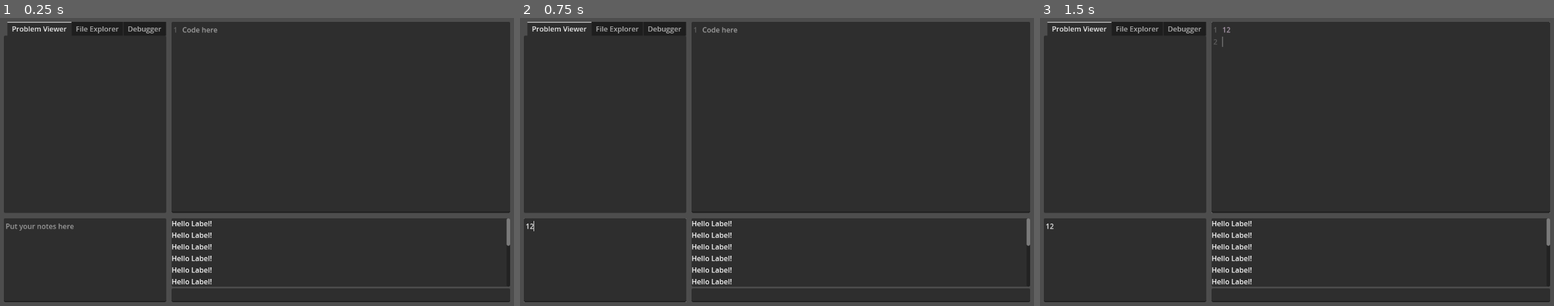
Above: before the commit, frames 1-3 (left to right).
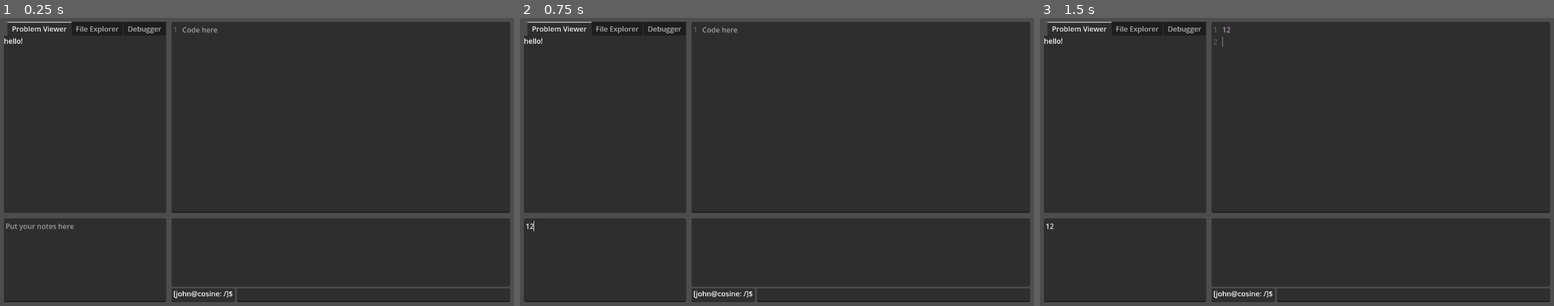
Above: after the commit, the same moments.

Repository: 46768/nsc2025
Game: Godot game, scene res://main.tscn
Same seed, same stepped clock (60 frames per second), same inputs: the game is played once before the commit and once after it.
Inputs (mouse positions are in pixels of both pictures, inside the frame that each line leads up to):
- Up to frame 1 (0.25 s): no input
- Up to frame 2 (0.75 s): click (607, 259) at 0.52 s; type "12" at 0.6 s
- Up to frame 3 (1.5 s): click (1379, 115) at 0.75 s; type "12" at 0.83 s; tap Enter at 1.25 s

The runs differ from the first frame. In frame 1, 0.8% of the frame differs, in the area x 0-100%, y 6-99%; in frame 2, 0.8%; in frame 3, 0.8%.

Commit message:
feat(ide): added basic console commands (cd, echo, mkdir, ls)

Diff:
--- a/scenes/IDE.tscn
+++ b/scenes/IDE.tscn
@@ -1,7 +1,8 @@
-[gd_scene load_steps=4 format=3 uid="uid://c44n34k18cx8m"]
+[gd_scene load_steps=5 format=3 uid="uid://c44n34k18cx8m"]
 
 [ext_resource type="Script" path="res://scripts/IDE/ide.gd" id="1_msfw7"]
 [ext_resource type="Script" path="res://scripts/IDE/editor.gd" id="2_kuje3"]
+[ext_resource type="Script" path="res://scripts/IDE/console.gd" id="4_16dsd"]
 [ext_resource type="Script" path="res://scripts/IDE/file-explorer.gd" id="6_5fjmn"]
 
 [node name="Ide" type="Control"]
@@ -54,6 +55,7 @@
 size_flags_horizontal = 3
 size_flags_vertical = 3
 bbcode_enabled = true
+text = "hello!"
 
 [node name="File Explorer" type="BoxContainer" parent="Margin/VerticalSplit/SidebarSplit/Sidebar"]
 visible = false
@@ -64,6 +66,7 @@
 [node name="FileTree" type="Tree" parent="Margin/VerticalSplit/SidebarSplit/Sidebar/File Explorer"]
 layout_mode = 2
 size_flags_horizontal = 3
+columns = 2
 
 [node name="Debugger" type="BoxContainer" parent="Margin/VerticalSplit/SidebarSplit/Sidebar"]
 visible = false
@@ -98,38 +101,40 @@
 layout_mode = 2
 size_flags_horizontal = 3
 size_flags_vertical = 3
+script = ExtResource("4_16dsd")
 
 [node name="ConsoleOutput" type="PanelContainer" parent="Margin/VerticalSplit/EditorSplit/Console"]
 layout_mode = 2
 size_flags_vertical = 3
 
-[node name="ConsoleOutputScroll" type="ScrollContainer" parent="Margin/VerticalSplit/EditorSplit/Console/ConsoleOutput"]
+[node name="ConsoleOutputText" type="RichTextLabel" parent="Margin/VerticalSplit/EditorSplit/Console/ConsoleOutput"]
+custom_minimum_size = Vector2(72, 96)
 layout_mode = 2
+size_flags_horizontal = 3
 size_flags_vertical = 3
-follow_focus = true
+focus_mode = 2
+bbcode_enabled = true
+scroll_following = true
+autowrap_mode = 2
+threaded = true
+selection_enabled = true
 
-[node name="ConsoleOutputText" type="Label" parent="Margin/VerticalSplit/EditorSplit/Console/ConsoleOutput/ConsoleOutputScroll"]
+[node name="ConsoleInput" type="HBoxContainer" parent="Margin/VerticalSplit/EditorSplit/Console"]
 layout_mode = 2
-text = "Hello Label!
-Hello Label!
-Hello Label!
-Hello Label!
-Hello Label!
-Hello Label!
-Hello Label!
-Hello Label!
-Hello Label!
-Hello Label!
-Hello Label!
-Hello Label!
-Hello Label!
-Hello Label!
-Hello Label!
-Hello Label!"
 
-[node name="ConsoleInput" type="LineEdit" parent="Margin/VerticalSplit/EditorSplit/Console"]
+[node name="ConsoleCWD" type="PanelContainer" parent="Margin/VerticalSplit/EditorSplit/Console/ConsoleInput"]
 layout_mode = 2
+
+[node name="CWDText" type="Label" parent="Margin/VerticalSplit/EditorSplit/Console/ConsoleInput/ConsoleCWD"]
+layout_mode = 2
+size_flags_vertical = 1
+
+[node name="ConsoleInputLine" type="LineEdit" parent="Margin/VerticalSplit/EditorSplit/Console/ConsoleInput"]
+custom_minimum_size = Vector2(160, 0)
+layout_mode = 2
+size_flags_horizontal = 3
 caret_blink = true
 
 [connection signal="code_completion_requested" from="Margin/VerticalSplit/EditorSplit/Editor" to="Margin/VerticalSplit/EditorSplit/Editor" method="_handle_autocomplete"]
 [connection signal="text_changed" from="Margin/VerticalSplit/EditorSplit/Editor" to="Margin/VerticalSplit/EditorSplit/Editor" method="_handle_autocomplete"]
+[connection signal="text_submitted" from="Margin/VerticalSplit/EditorSplit/Console/ConsoleInput/ConsoleInputLine" to="Margin/VerticalSplit/EditorSplit/Console" method="_run_command"]
--- /dev/null
+++ b/scripts/IDE/console.gd
@@ -0,0 +1,28 @@
+extends Node
+
+var vfs: VFS
+var shell: COSH
+var output: RichTextLabel
+var cmd_input: LineEdit
+var cwd_label: Label
+
+# Called when the node enters the scene tree for the first time.
+func _ready() -> void:
+	vfs = VFS.new()
+	shell = COSH.new(vfs)
+	output = $ConsoleOutput/ConsoleOutputText
+	cmd_input = $ConsoleInput/ConsoleInputLine
+	cwd_label = $ConsoleInput/ConsoleCWD/CWDText
+
+	cwd_label.text = " [%s@%s: %s]$ " % [shell.shell_user, shell.shell_machine, shell.get_cwd_string()]
+
+
+func _run_command(input: String) -> void:
+	if input != "":
+		var input_blocks: PackedStringArray = input.split(" ", false)
+		shell.run_command(input_blocks[0], input_blocks.slice(1))
+	else:
+		shell.run_command("", [])
+	output.text = shell.output_buffer
+	cmd_input.text = ""
+	cwd_label.text = " [%s@%s: %s]$ " % [shell.shell_user, shell.shell_machine, shell.get_cwd_string()]
--- a/scripts/IDE/file-explorer.gd
+++ b/scripts/IDE/file-explorer.gd
@@ -7,10 +7,12 @@
 	tree_view = $FileTree
 	var tree_root = tree_view.create_item()
 	tree_root.set_text(0, "/")
+	tree_root.set_text(1, "2/")
 
 	for i in range(10):
 		var tree_item = tree_view.create_item(tree_root)
 		tree_item.set_text(0, "Hello %d" % i)
+		tree_item.set_text(1, "1Hello %d" % i)
 		for j in range(10):
 			var tree_iitem = tree_view.create_item(tree_item)
 			tree_iitem.set_text(0, "Helllo %d" % j)
--- a/scripts/core/vfs.gd
+++ b/scripts/core/vfs.gd
@@ -8,14 +8,28 @@
 
 var data: Dictionary
 
-func _get_dir(path_blocks: PackedStringArray) -> Dictionary:
+func split_path(path: String) -> PackedStringArray:
+	return path.split("/", false)
+
+
+func dir_exists(path_blocks: PackedStringArray) -> bool:
 	var current: Dictionary = data
 
 	for block_idx in range(path_blocks.size()):
 		var block = path_blocks[block_idx]
 		if current.has(block) and current[block] is String:
-			return DIR_NOT_FOUND
-		if current.has(block) and (block_idx == path_blocks.size()-1):
+			return false
+		if not current.has(block):
+			return false
+		current = current[block]
+	return true
+
+func get_dir(path_blocks: PackedStringArray) -> Dictionary:
+	var current: Dictionary = data
+
+	for block_idx in range(path_blocks.size()):
+		var block = path_blocks[block_idx]
+		if current.has(block) and current[block] is String:
 			return DIR_NOT_FOUND
 		if not current.has(block):
 			return DIR_NOT_FOUND
@@ -23,21 +37,22 @@
 	return current
 
 func mkdir(path: String) -> int:
-	var path_blocks: PackedStringArray = path.split("/")
-	var parent_dir: Dictionary = _get_dir(path_blocks.slice(0, -1))
-	if parent_dir in DIR_NOT_FOUND:
+	var path_blocks: PackedStringArray = split_path(path)
+	var parent_dir: Dictionary = get_dir(path_blocks.slice(0, -1))
+	if parent_dir.recursive_equal(DIR_NOT_FOUND, 2):
 		return ERR_BLOCK_NOT_EXIST
 	if parent_dir.has(path_blocks[-1]):
 		return ERR_BLOCK_EXIST
+
 
 	parent_dir[path_blocks[-1]] = {}
 	return 0
 
 
 func write_file(path: String, content: String) -> int:
-	var path_blocks: PackedStringArray = path.split("/")
-	var parent_dir: Dictionary = _get_dir(path_blocks.slice(0, -1))
-	if parent_dir in DIR_NOT_FOUND:
+	var path_blocks: PackedStringArray = split_path(path)
+	var parent_dir: Dictionary = get_dir(path_blocks.slice(0, -1))
+	if parent_dir.recursive_equal(DIR_NOT_FOUND, 2):
 		return ERR_BLOCK_NOT_EXIST
 
 	parent_dir[path_blocks[path_blocks.size()-1]] = content
@@ -45,21 +60,21 @@
 
 
 func read_file(path: String) -> String:
-	var path_blocks: PackedStringArray = path.split("/")
-	var parent_dir: Dictionary = _get_dir(path_blocks.slice(0, -1))
+	var path_blocks: PackedStringArray = split_path(path)
+	var parent_dir: Dictionary = get_dir(path_blocks.slice(0, -1))
 
 	return parent_dir[path_blocks[-1]]
 
 
 func delete_block(path: String) -> int:
-	var path_blocks: PackedStringArray = path.split("/")
-	var parent_dir: Dictionary = _get_dir(path_blocks.slice(0, -1))
-	if parent_dir in DIR_NOT_FOUND:
+	var path_blocks: PackedStringArray = split_path(path)
+	var parent_dir: Dictionary = get_dir(path_blocks.slice(0, -1))
+	if parent_dir.recursive_equal(DIR_NOT_FOUND, 2):
 		return ERR_BLOCK_NOT_EXIST
 
 	parent_dir.erase(path_blocks[-1])
 	return 0
 
 
-func _init() -> void:
-	data = {}
+func _init(init_data = {}) -> void:
+	data = init_data
--- /dev/null
+++ b/scripts/cosh/cosh.gd
@@ -0,0 +1,150 @@
+class_name COSH
+extends Object
+
+var attached_vfs: VFS
+var parent_dir: Dictionary
+var current_dir: Dictionary
+var cwd: PackedStringArray
+
+var shell_user: String
+var shell_machine: String
+
+var output_buffer: String
+var command_reg: Dictionary
+
+func _init(vfs: VFS) -> void:
+	attached_vfs = vfs
+	parent_dir = vfs.data
+	current_dir = vfs.data
+	cwd = PackedStringArray([])
+
+	shell_user = "john"
+	shell_machine = "cosine"
+
+	output_buffer = ""
+	command_reg = {}
+
+	set_command("cd", __cosh_cd)
+	set_command("echo", __cosh_echo)
+	set_command("clear", __cosh_clear)
+	set_command("mkdir", __cosh_mkdir)
+	set_command("touch", __cosh_touch)
+	set_command("rm", __cosh_rm)
+	set_command("ls", __cosh_ls)
+
+
+func set_command(cmd: String, fn: Callable) -> void:
+	command_reg[cmd] = fn
+
+
+func delete_command(cmd: String) -> void:
+	command_reg.erase(cmd)
+
+
+func run_command(cmd: String, arg: PackedStringArray) -> void:
+	var appending_string: String = "[%s@%s:%s]$ %s\n" % [
+		shell_user,
+		shell_machine,
+		get_cwd_string(),
+		cmd + " " + " ".join(arg),
+	]
+	if cmd == "":
+		pass
+	elif cmd in command_reg:
+		appending_string += str(command_reg[cmd].call(arg))
+	else:
+		appending_string += "%s: command not found\n" % cmd
+	output_buffer += appending_string + "\n"
+
+
+func update_cwd() -> int:
+	var temp_current: Dictionary = attached_vfs.get_dir(cwd)
+	if temp_current in attached_vfs.DIR_NOT_FOUND:
+		return 1
+	current_dir = temp_current
+	parent_dir = attached_vfs.get_dir(cwd.slice(0, -1))
+	return 0
+
+
+func get_cwd_string() -> String:
+	return "/" + "/".join(cwd)
+
+
+# Builtin programs
+
+func __cosh_cd(child_packed: PackedStringArray) -> String:
+	if child_packed.is_empty():
+		return "cd: missing path\n"
+
+	var child = child_packed[0]
+	var new_cwd = cwd.duplicate()
+
+	if child == ".":
+		return ""
+	elif child == "..":
+		new_cwd = cwd.slice(0, -1)
+	elif child.begins_with("/"):
+		new_cwd = attached_vfs.split_path(child)
+	else:
+		var child_blocks: PackedStringArray = attached_vfs.split_path(child)
+		new_cwd.append_array(child_blocks)
+
+	if attached_vfs.dir_exists(new_cwd):
+		cwd = new_cwd
+		update_cwd()
+		return ""
+	else:
+		return "cd: directory not found\n"
+
+
+func __cosh_echo(text: PackedStringArray):
+	return " ".join(text) + "\n"
+
+
+func __cosh_clear(_unused: PackedStringArray):
+	output_buffer = ""
+	return ""
+
+
+func __cosh_mkdir(path_packed: PackedStringArray):
+	if path_packed.is_empty():
+		return "mkdir: missing path\n"
+
+	var path = path_packed[0]
+	var new_cwd = cwd.duplicate()
+
+	if path.begins_with("/"):
+		new_cwd = attached_vfs.split_path(path)
+	else:
+		var path_blocks: PackedStringArray = attached_vfs.split_path(path)
+		new_cwd.append_array(path_blocks)
+
+	var mkdir_res: int = attached_vfs.mkdir("/"+"/".join(new_cwd))
+	if mkdir_res == attached_vfs.ERR_BLOCK_EXIST:
+		return "mkdir: cannot create directory '%s': File exists\n" % path
+	else:
+		return ""
+
+
+func __cosh_touch(path: PackedStringArray):
+	pass
+
+
+func __cosh_rm(path: PackedStringArray):
+	pass
+
+
+func __cosh_ls(path_packed: PackedStringArray):
+	var path: PackedStringArray
+	if path_packed.is_empty():
+		path = cwd
+	else:
+		path = attached_vfs.split_path(path_packed[0])
+	var dir: Dictionary = attached_vfs.get_dir(path)
+	var ret_string_arr: PackedStringArray = PackedStringArray([])
+	for block in dir.keys():
+		if dir[block] is Dictionary:
+			ret_string_arr.append("[color=7fb4ca]%s[/color]" % block)
+		else:
+			ret_string_arr.append(block)
+	return " ".join(ret_string_arr)
